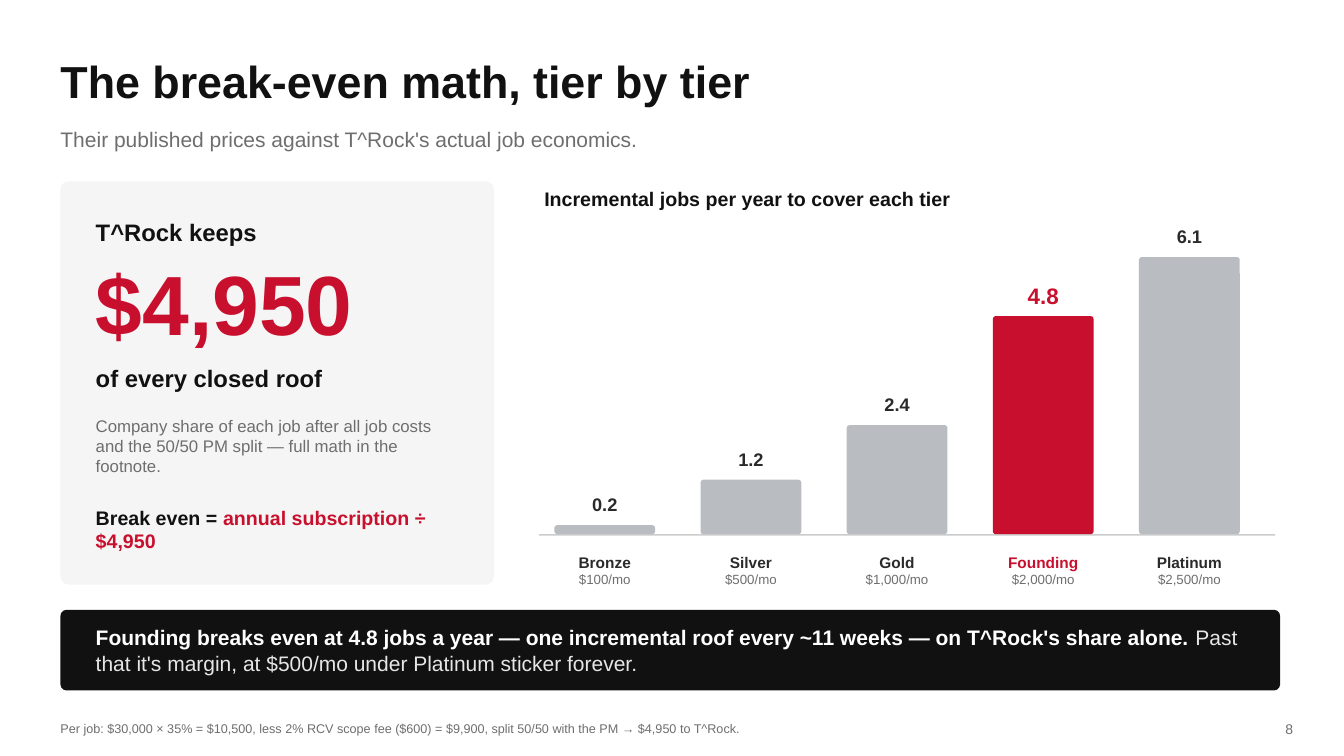
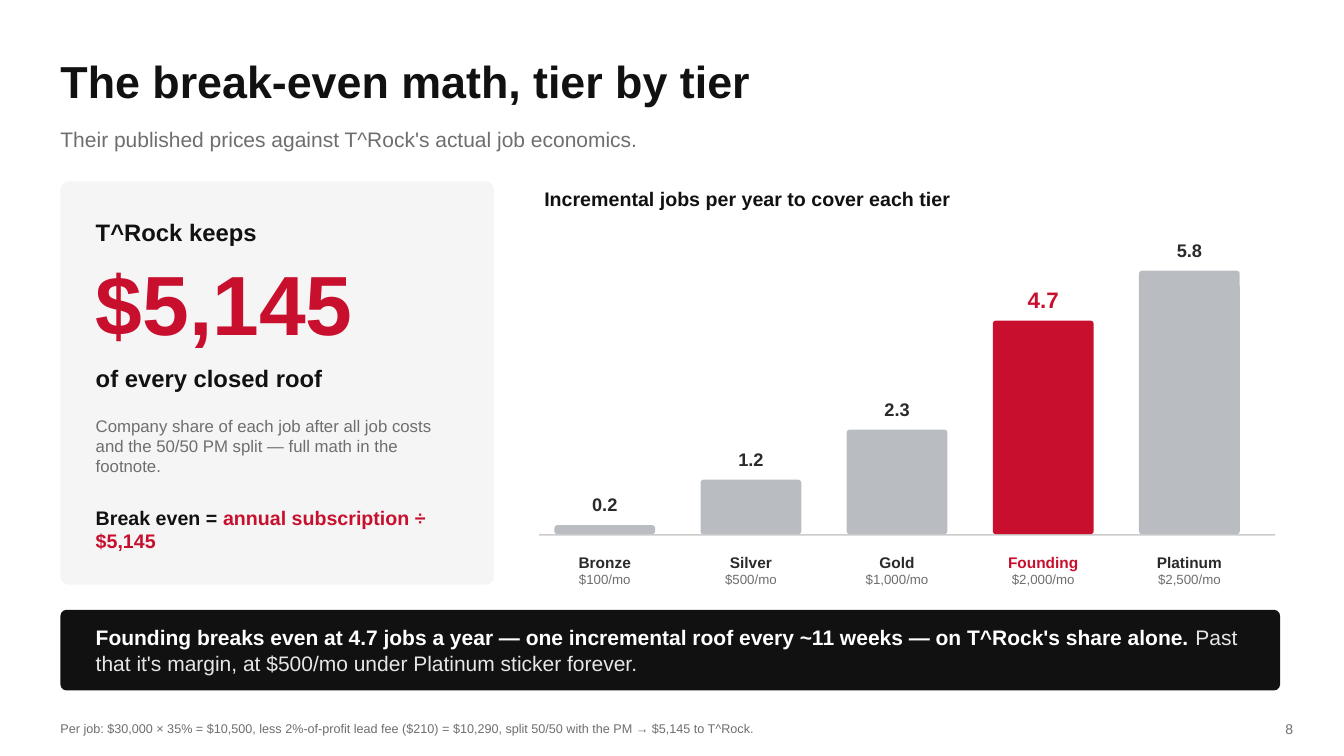
Before and after one commit to DommyD26/roofing-site-template, a slide deck: slide 8 of pitch/Storm-Scout-Pitch.pptx. Drawn at 1344x756 pixels with LibreOffice and Linux fonts; fonts in the diff are those of the drawing. Boxes give left, top, right and bottom in pixels: in the first picture for what was removed or moved away, otherwise in the second. Text is boxed around its words. In the diff, an @@ line names an element or a change of style, - is before the commit and + after.

```diff
--- a/pitch/Storm-Scout-Pitch.pptx
+++ b/pitch/Storm-Scout-Pitch.pptx
@@ text at <box>1177,244,1202,257</box>: text changed @@
-6.1
+5.8
@@ text at <box>96,272,353,348</box>: text changed @@
-$4,950
+$5,145
@@ text at <box>1028,292,1059,308</box>: text changed @@
-4.8
+4.7
@@ rounded rectangle: place and size @@
-rounded rectangle at <box>1139,257,1240,534</box>
+rounded rectangle at <box>1139,271,1240,534</box>
@@ rounded rectangle: place and size @@
-rounded rectangle at <box>993,317,1094,534</box>
+rounded rectangle at <box>993,321,1094,534</box>
@@ text at <box>884,403,909,416</box>: text changed @@
-2.4
+2.3
@@ rounded rectangle: place and size @@
-rounded rectangle at <box>847,425,948,534</box>
+rounded rectangle at <box>847,430,948,534</box>
@@ text at <box>96,510,410,551</box>: text changed @@
-Break even = annual subscription ÷ $4,950
+Break even = annual subscription ÷ $5,145
@@ text at <box>96,629,1237,675</box>: text changed @@
-Founding breaks even at 4.8 jobs a year — one incremental roof every ~11 weeks — on T^Rock's share alone. Past that it's margin, at $500/mo under Platinum sticker forever.
+Founding breaks even at 4.7 jobs a year — one incremental roof every ~11 weeks — on T^Rock's share alone. Past that it's margin, at $500/mo under Platinum sticker forever.
@@ text at <box>60,724,754,736</box>: text changed @@
-Per job: $30,000 × 35% = $10,500, less 2% RCV scope fee ($600) = $9,900, split 50/50 with the PM → $4,950 to T^Rock.
+Per job: $30,000 × 35% = $10,500, less 2%-of-profit lead fee ($210) = $10,290, split 50/50 with the PM → $5,145 to T^Rock.
```
Also in this commit, not shown: 1 other slide changed, 3 other files.
